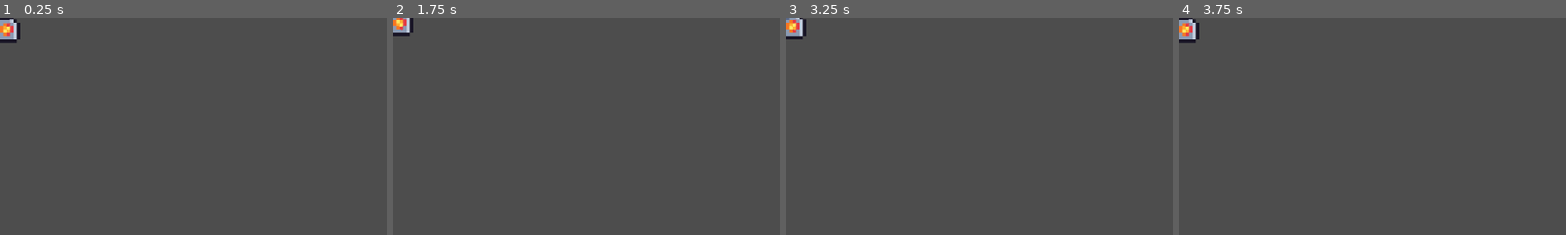
Above: before the commit, frames 1-4 (left to right).
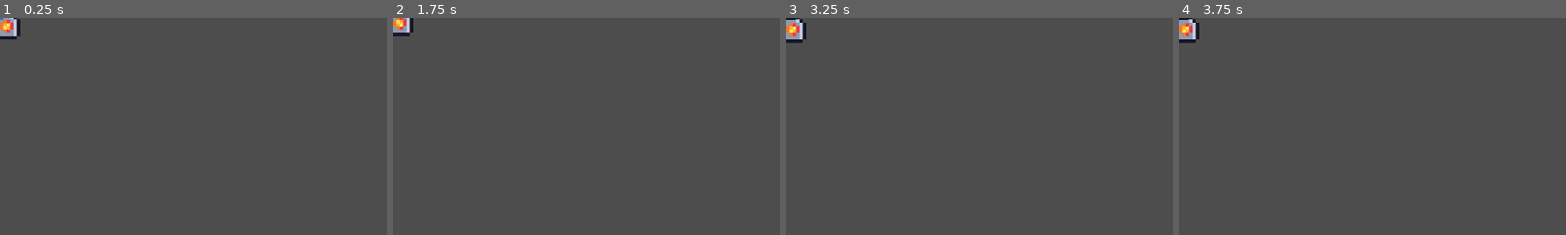
Above: after the commit, the same moments.

Repository: BrenoRMachado/TrabalhoDevJogos02
Game: Godot game, scene res://drone_inimigo.tscn
Same seed, same stepped clock (60 frames per second), same inputs: the game is played once before the commit and once after it. The project has no main scene, so this scene is started directly.
Inputs:
- Up to frame 1 (0.25 s): no input
- Up to frame 2 (1.75 s): no input
- Up to frame 3 (3.25 s): tap Enter at 2 s
- Up to frame 4 (3.75 s): no input
The pictures show only the part of the screen within x 0-50%, y 0-50%; the shares and areas given below are measured in that part.

The runs differ from the first frame. In frame 1, 0.4% of the frame differs, in the area x 0-6%, y 0-12%; in frame 2, nothing differs; in frame 3, 0.4%; in frame 4, nothing differs.

Commit message:
Correções extras inimigos

Diff:
--- a/aranha_inimigo.tscn
+++ b/aranha_inimigo.tscn
@@ -76,7 +76,7 @@
 texture_filter = 1
 scale = Vector2(5.7333326, 5.733333)
 sprite_frames = SubResource("SpriteFrames_3ulvt")
-frame_progress = 0.48915064
+frame_progress = 0.9861441
 
 [node name="CollisionShape2D" type="CollisionShape2D" parent="."]
 shape = SubResource("RectangleShape2D_rkjai")
--- a/drone_inimigo.tscn
+++ b/drone_inimigo.tscn
@@ -56,7 +56,7 @@
 texture_filter = 1
 scale = Vector2(5, 5)
 sprite_frames = SubResource("SpriteFrames_akwpb")
-frame_progress = 0.46581003
+frame_progress = 0.9612823
 
 [node name="CollisionShape2D" type="CollisionShape2D" parent="."]
 position = Vector2(2.5, 15.5)
